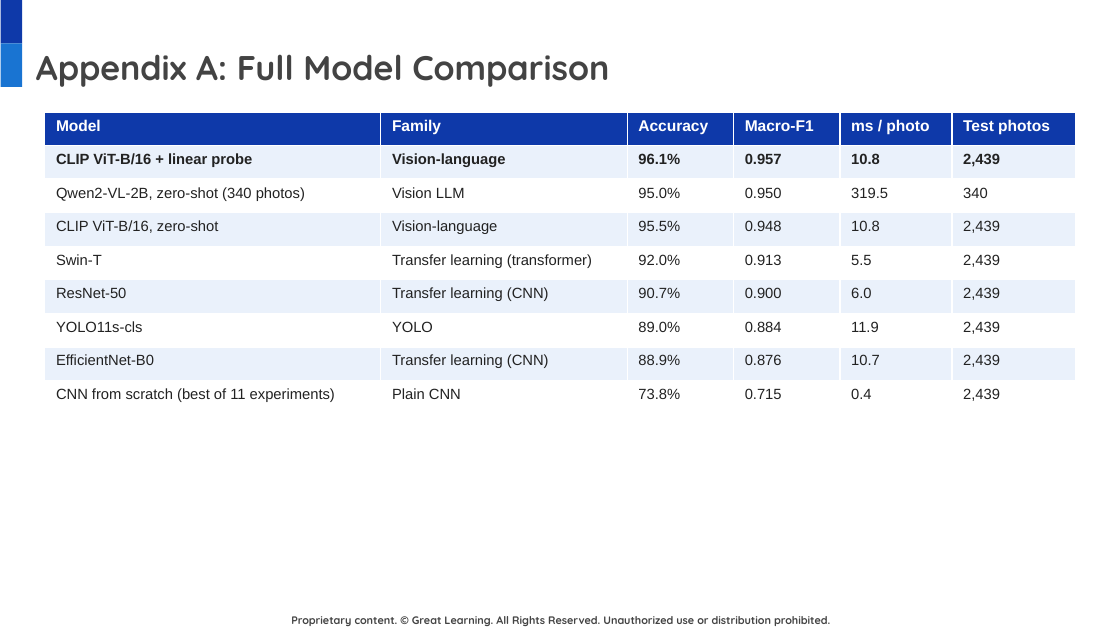
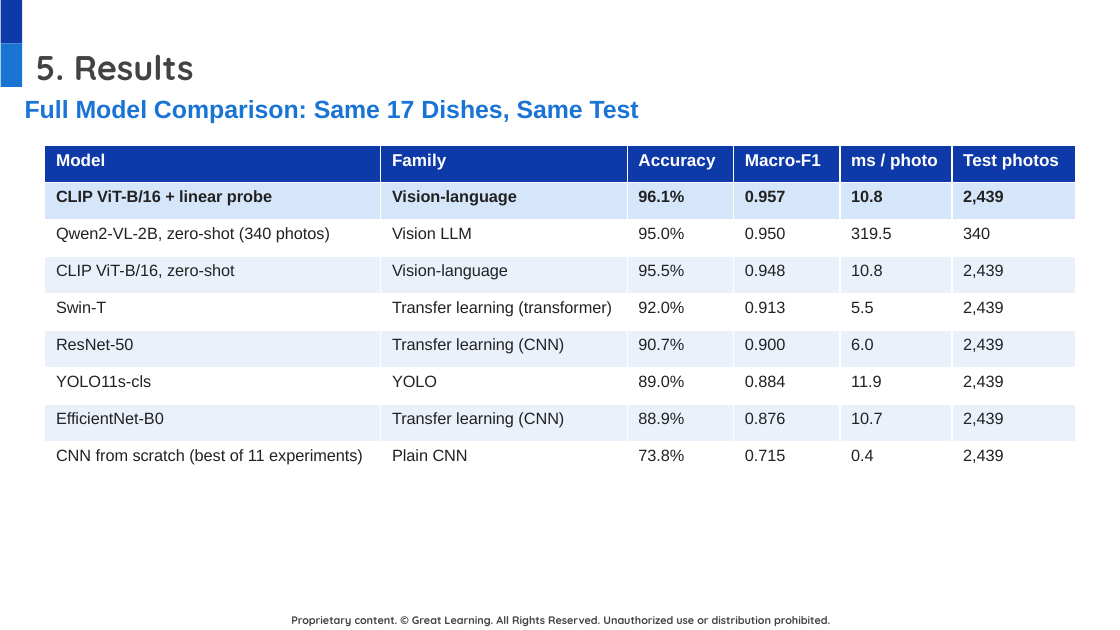
Before and after one commit to DatariusAI/nutriscan-food-detection, a slide deck: slide 9 of docs/NutriScan_Final_Presentation.pptx (slide 15 before the commit). Drawn at 1120x630 pixels with LibreOffice and Linux fonts; fonts in the diff are those of the drawing; background and template pictures are left out. Boxes give left, top, right and bottom in pixels: in the first picture for what was removed or moved away, otherwise in the second. Text is boxed around its words. In the diff, an @@ line names an element or a change of style, - is before the commit and + after.

```diff
--- a/docs/NutriScan_Final_Presentation.pptx
+++ b/docs/NutriScan_Final_Presentation.pptx
@@ title at [36, 54, 194, 81]: text changed @@
-Appendix A: Full Model Comparison
+5. Results
@@ text added at [25, 100, 639, 123], 16 pt, text #1974D5, bold @@
+Full Model Comparison: Same 17 Dishes, Same Test
@@ table at [45, 146, 1075, 478] @@
@@ fill #EAF1FB to #D6E6FA in row 2 @@
@@ size 10 to 11 pt in "Model", "Family", "Accuracy", "Macro-F1" and 2 more places @@
@@ size 9.5 to 10.5 pt @@
@@ table: place and size @@
-table at [45, 112, 1075, 414]
+table at [45, 146, 1075, 478]
```
Also in this commit, not shown: 5 other slides changed, 2 slides added.
